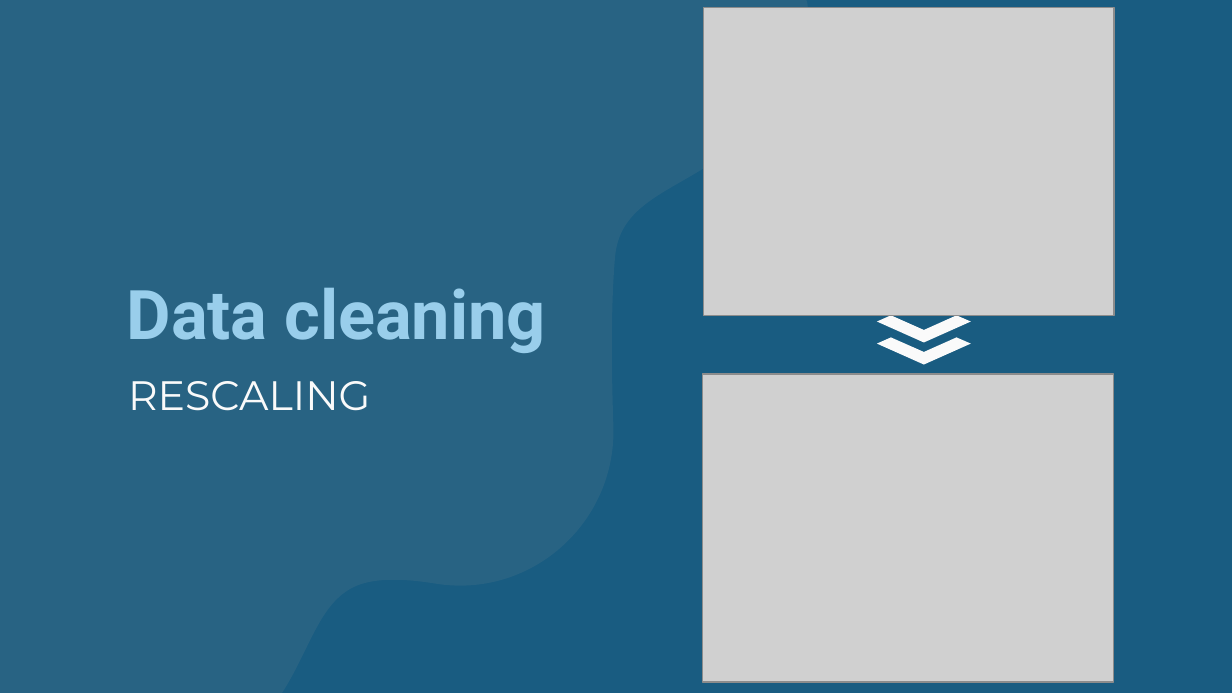
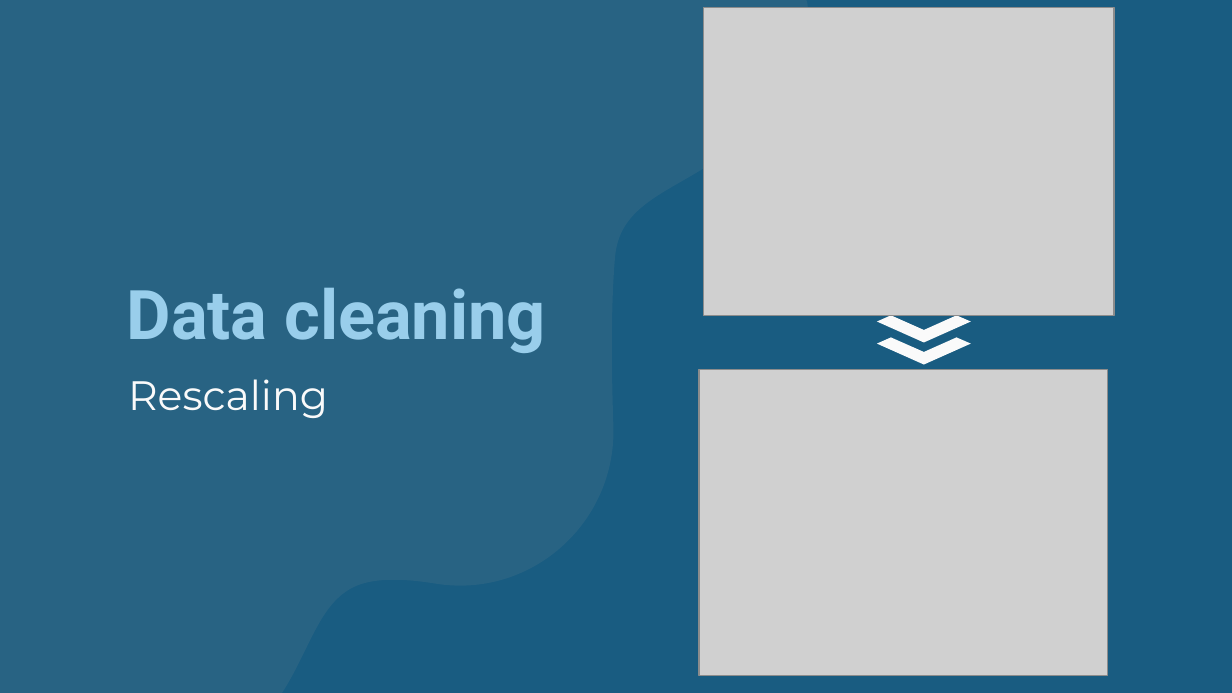
Before and after one commit to jejobueno/ImmoEliza-Regressions, a slide deck: slide 6 of IMMOELISA_REGRESSION.pptx (slide 5 before the commit). Drawn at 1232x693 pixels with LibreOffice and Linux fonts; fonts in the diff are those of the drawing; grey boxes stand for pictures. Boxes give left, top, right and bottom in pixels: in the first picture for what was removed or moved away, otherwise in the second. Text is boxed around its words. In the diff, an @@ line names an element or a change of style, - is before the commit and + after.

Commit message:
pptx

```diff
--- a/IMMOELISA_REGRESSION.pptx
+++ b/IMMOELISA_REGRESSION.pptx
@@ subtitle at box(128, 379, 328, 418): text changed @@
-RESCALING
+Rescaling
@@ picture: place and size @@
-picture at box(702, 375, 1112, 683)
+picture at box(699, 370, 1106, 676)
```
Also in this commit, not shown: 3 other slides changed, 2 slides added, 4 other files.
